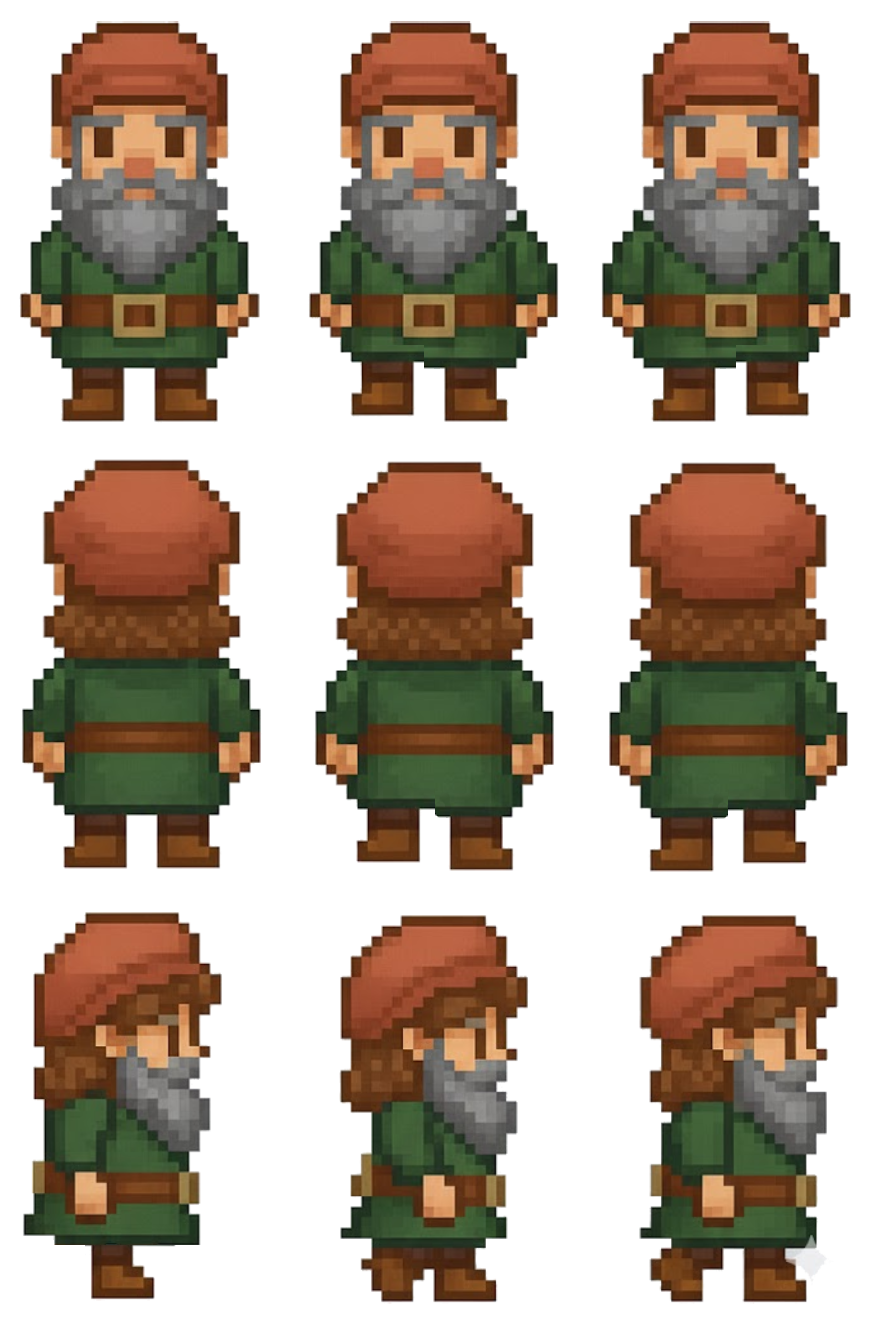
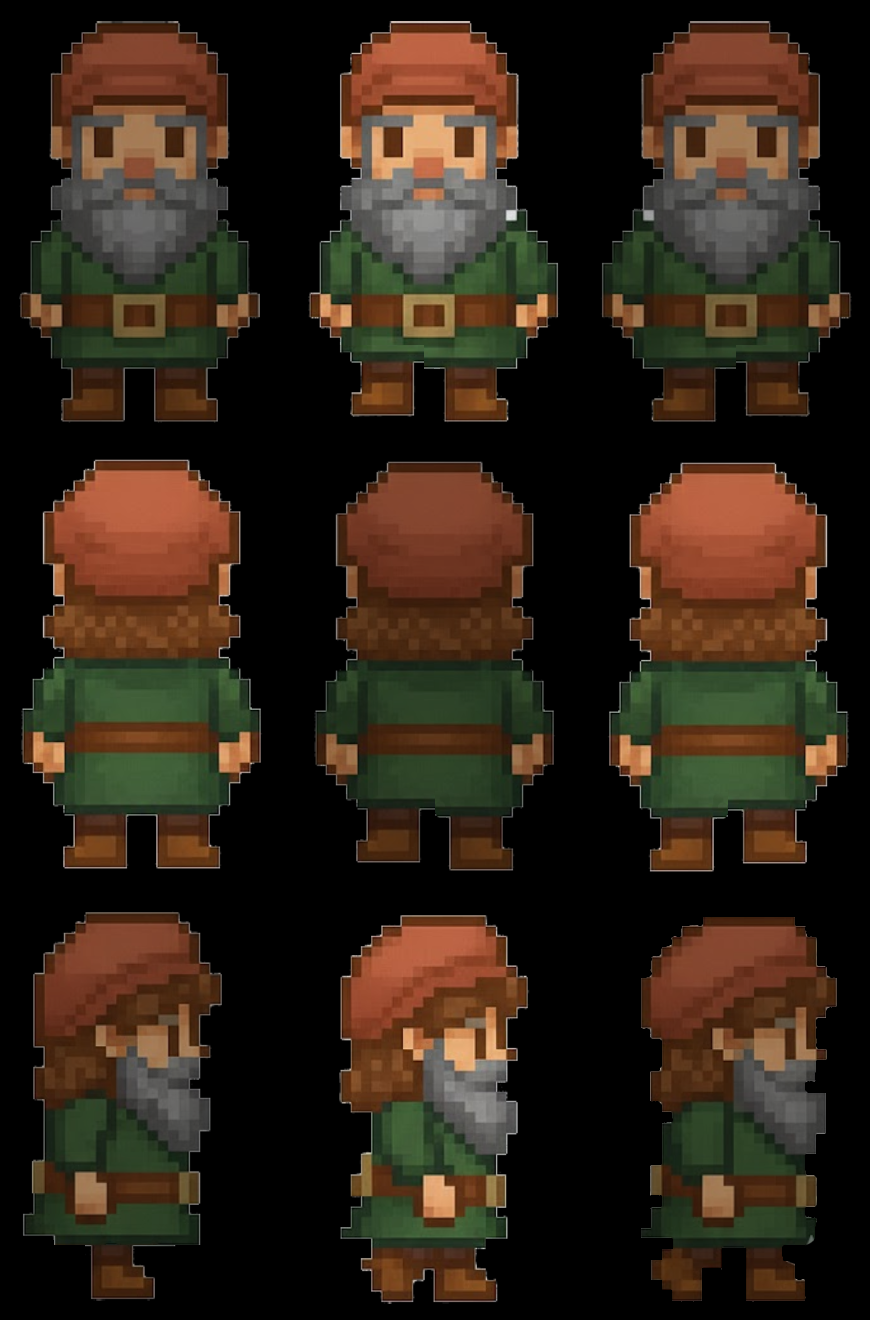
Layered file, before and after one edit (870 x 1320). Changes by layer:
showed group "grid" (5 layers) over (0, 0, 870, 1320)
added group "sprites" with 9 layers above "background" over (19, 21, 852, 1304)
moved "down_1" into group "sprites" over (19, 21, 260, 423)
moved "down_2" into group "sprites" over (308, 21, 560, 423)
moved "down_3" into group "sprites" over (600, 21, 852, 423)
moved "up_1" into group "sprites" over (21, 459, 263, 869)
moved "up_2" into group "sprites" over (314, 461, 556, 871)
moved "up_3" into group "sprites" over (607, 462, 849, 872)
moved "side_1" into group "sprites" over (22, 910, 222, 1301)
moved "side_2" into group "sprites" over (339, 915, 530, 1304)
moved "side_3" into group "sprites", painted on it over (639, 915, 839, 1304)
added layer "background" over (0, 0, 870, 1320)
